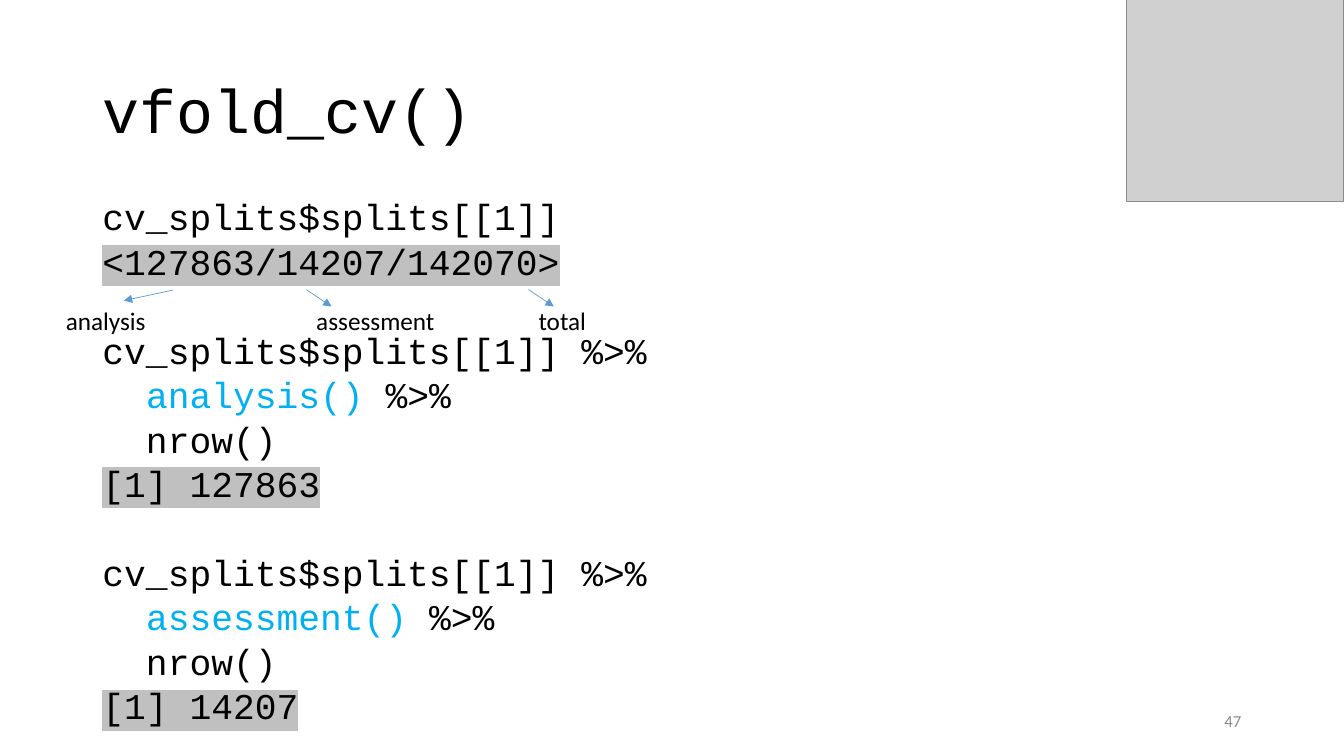
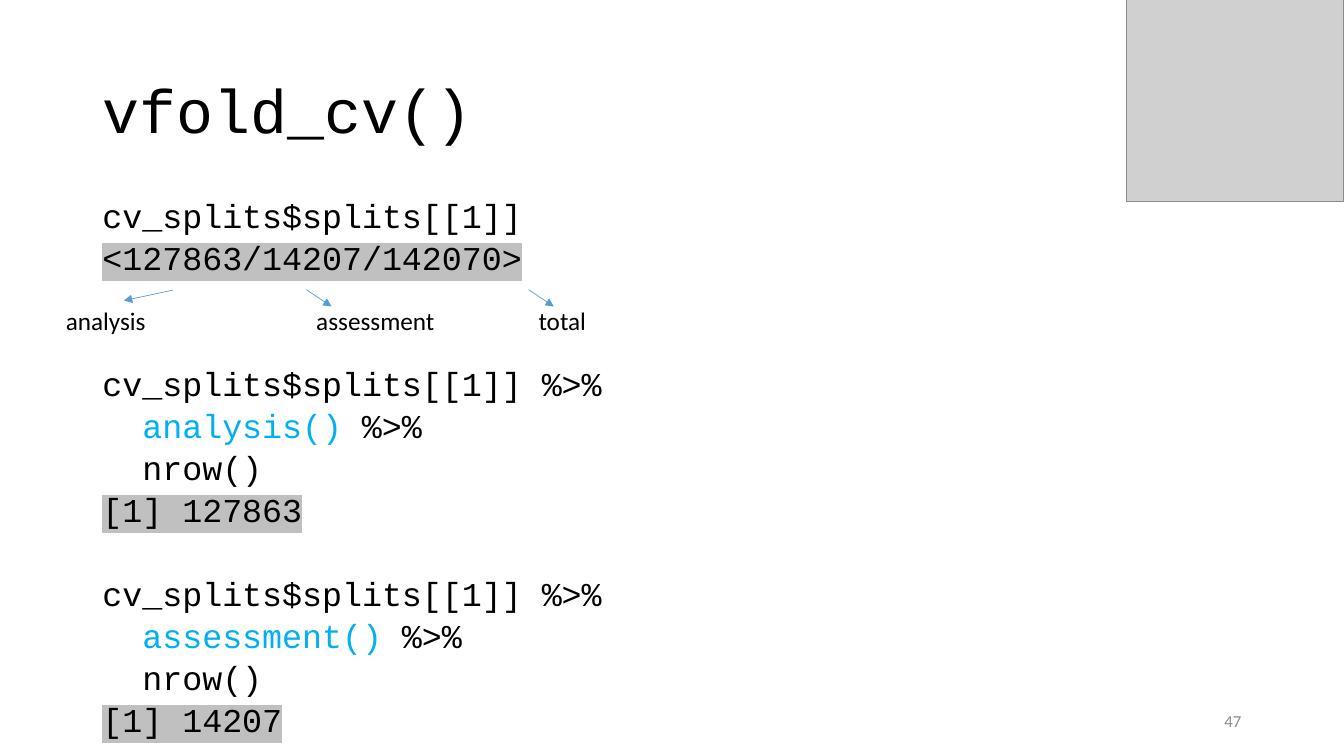
Before and after one commit to karlenaochoa/c4-ml-2020, a slide deck: slide 47 of slides/w2p1-bias-variance-resampling/w2p1.pptx. Drawn at 1344x756 pixels with LibreOffice and Linux fonts; fonts in the diff are those of the drawing; grey boxes stand for pictures. Boxes give left, top, right and bottom in pixels: in the first picture for what was removed or moved away, otherwise in the second. Text is boxed around its words. In the diff, an @@ line names an element or a change of style, - is before the commit and + after.

```diff
--- a/slides/w2p1-bias-variance-resampling/w2p1.pptx
+++ b/slides/w2p1-bias-variance-resampling/w2p1.pptx
@@ text "cv_splits$splits[[1]]" at (102,204,521,739): size 25.9 to 23.8 pt @@
```
Also in this commit, not shown: 8 other slides changed, 1 other file.
